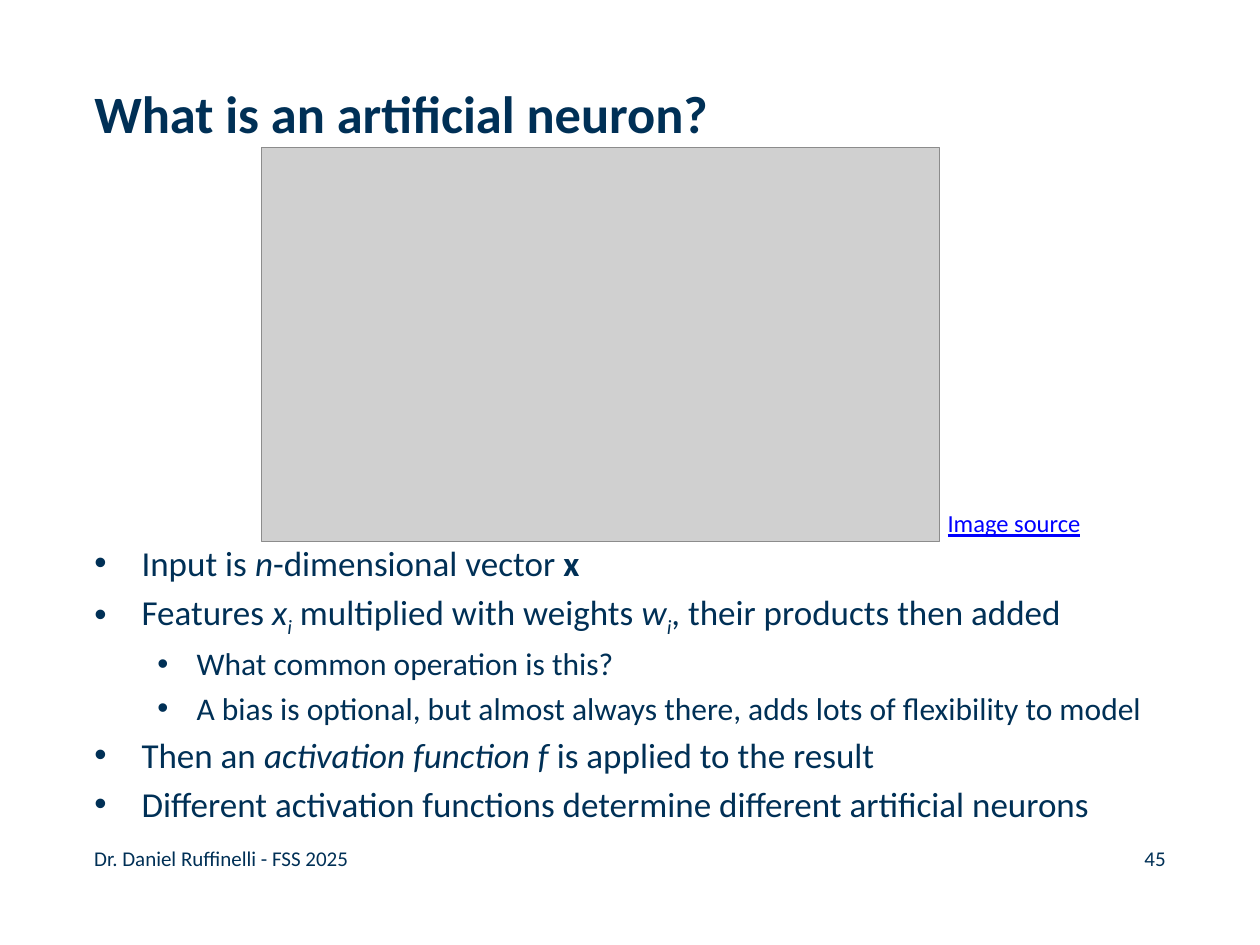
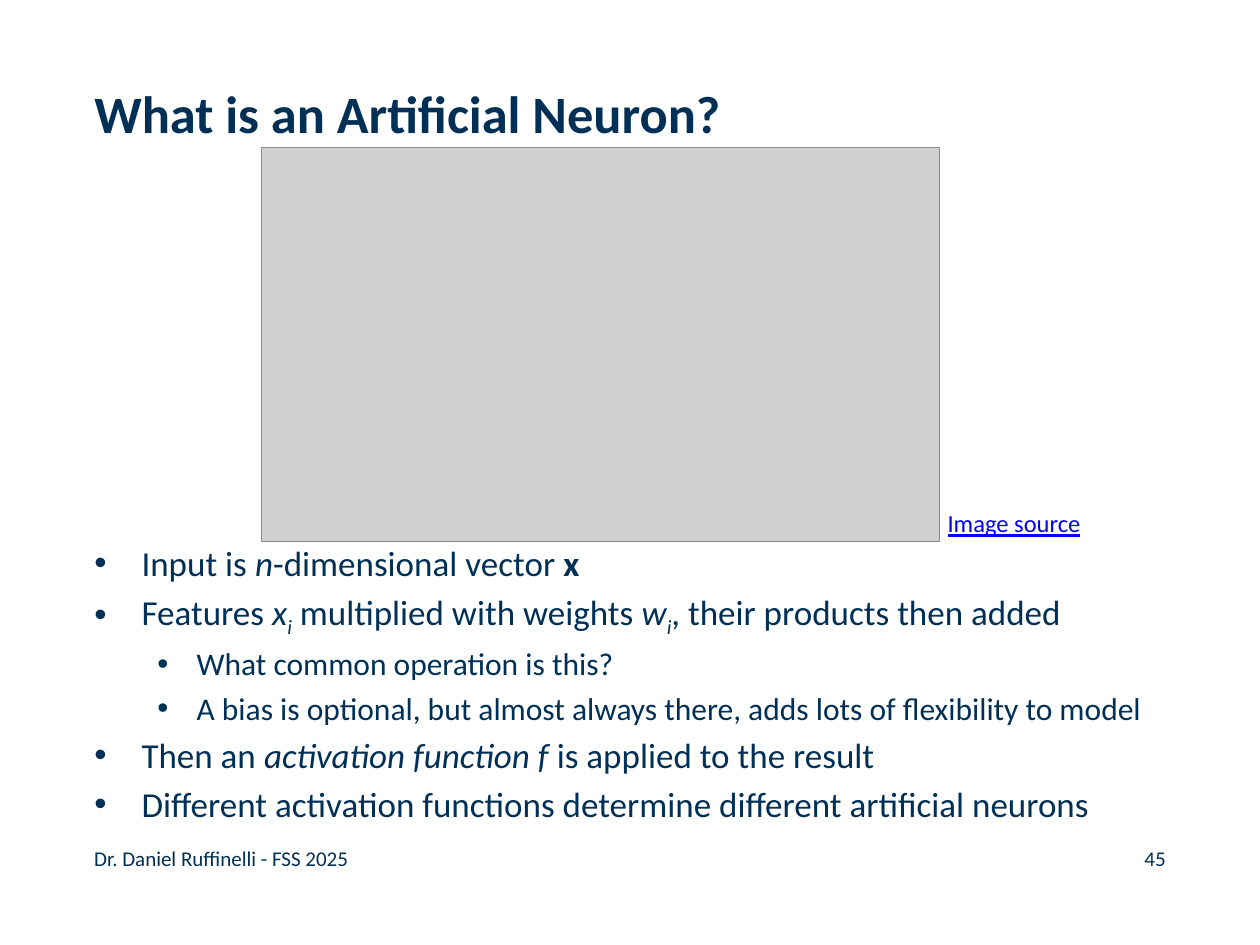
Before and after one commit to rufex2001/teaching_llms, a slide deck: slide 45 of lectures/02_ml_dl_word_embeddings/02_ml_dl_word_embeddings.pptx. Drawn at 1260x945 pixels with LibreOffice and Linux fonts; fonts in the diff are those of the drawing; grey boxes stand for pictures; background and template pictures are left out. Boxes give left, top, right and bottom in pixels: in the first picture for what was removed or moved away, otherwise in the second. Text is boxed around its words. In the diff, an @@ line names an element or a change of style, - is before the commit and + after.

```diff
--- a/lectures/02_ml_dl_word_embeddings/02_ml_dl_word_embeddings.pptx
+++ b/lectures/02_ml_dl_word_embeddings/02_ml_dl_word_embeddings.pptx
@@ title at bbox=[94, 96, 720, 134]: text changed @@
-What is an artificial neuron?
+What is an Artificial Neuron?
```
Also in this commit, not shown: 14 other slides changed, 1 other file.
